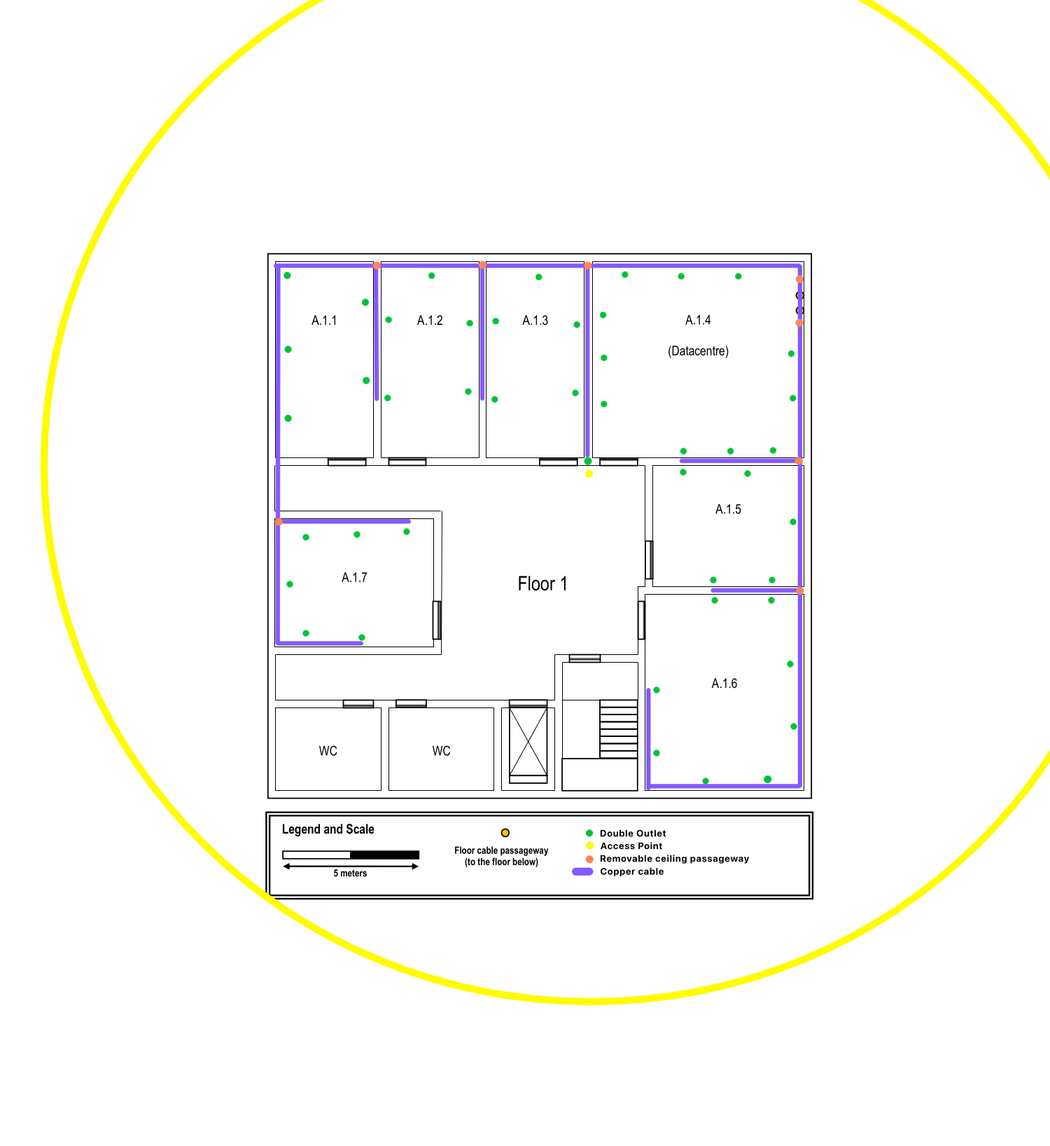
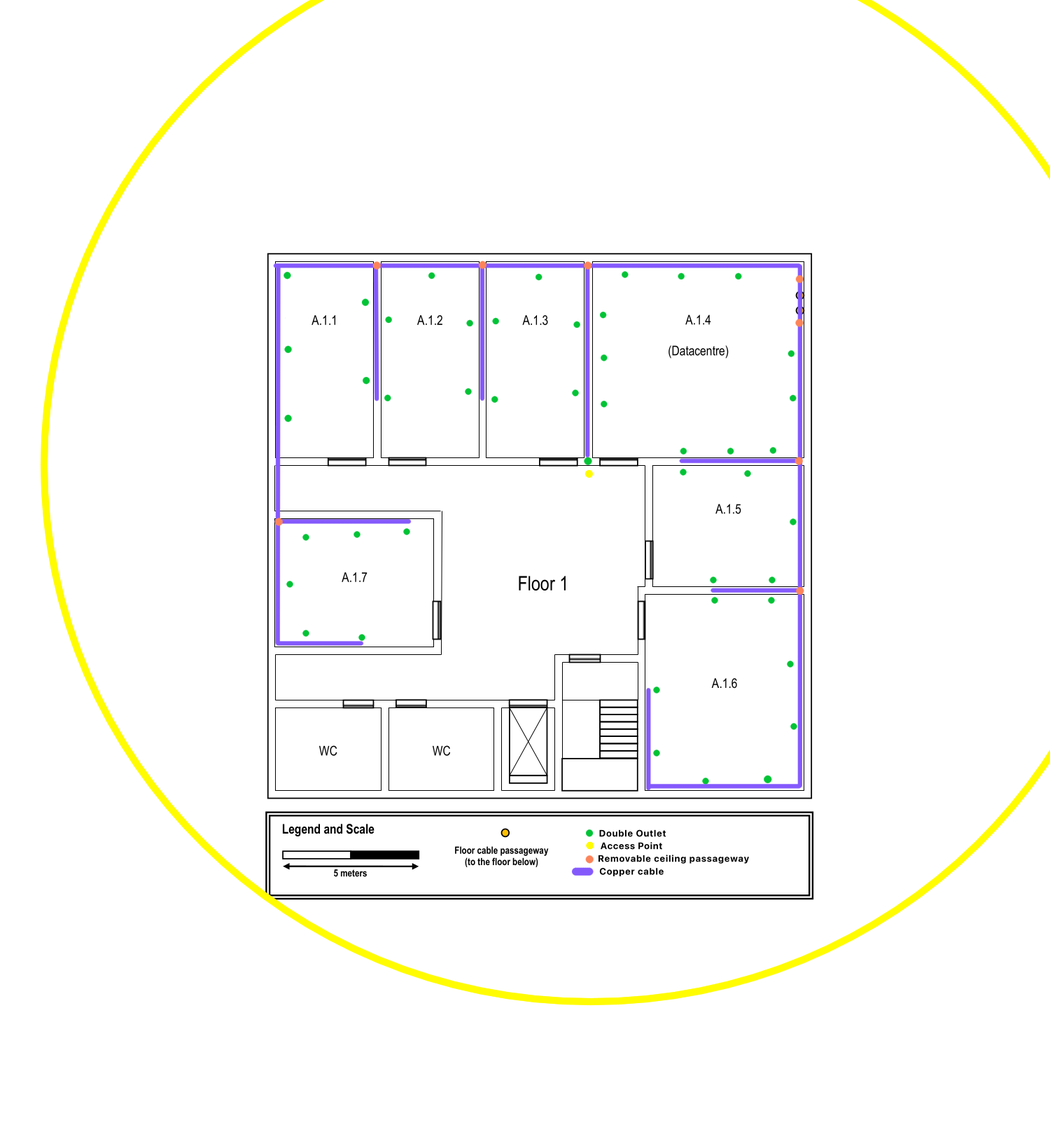
Layer changes from the first 1050 x 1146 image to the second:
painted on "Copper" over [598, 829, 750, 877]
painted on "Access Points" over [598, 829, 750, 877]
painted on "Outlets" over [598, 829, 750, 864]
painted on "Background" over [598, 829, 750, 877]
